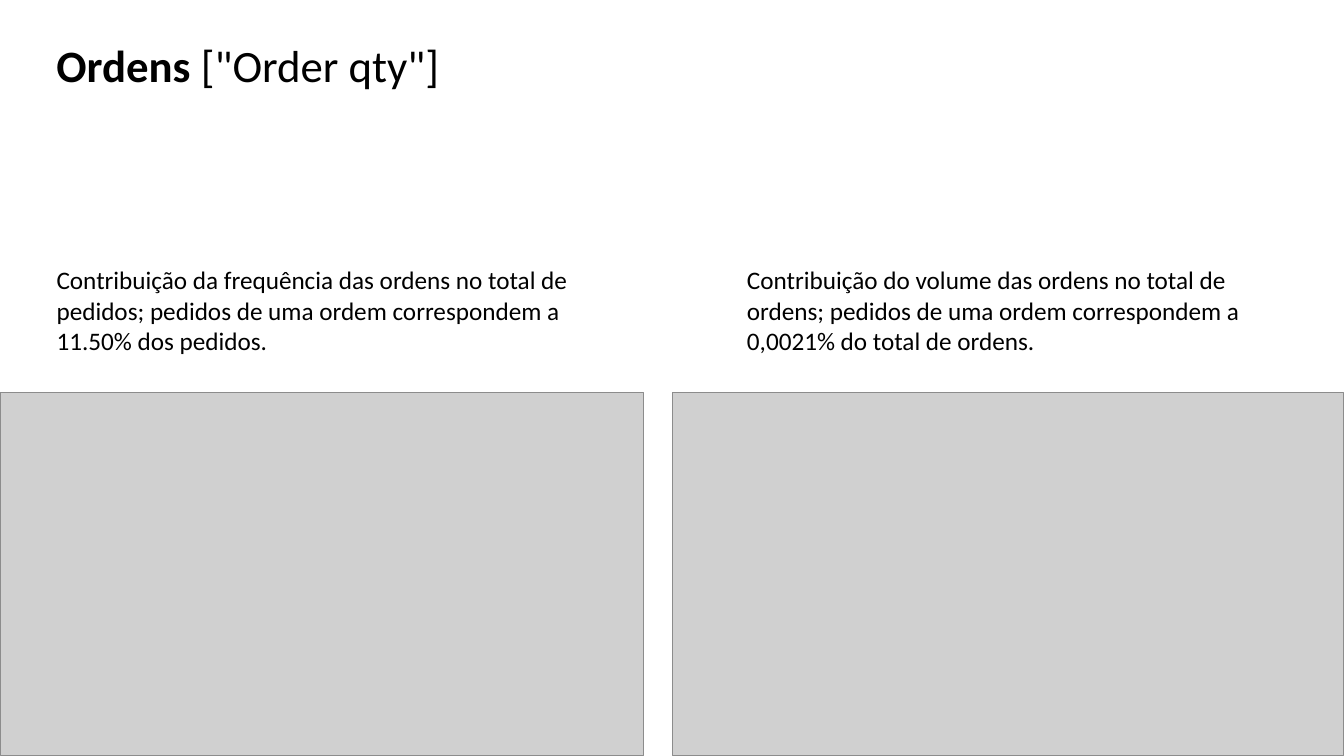
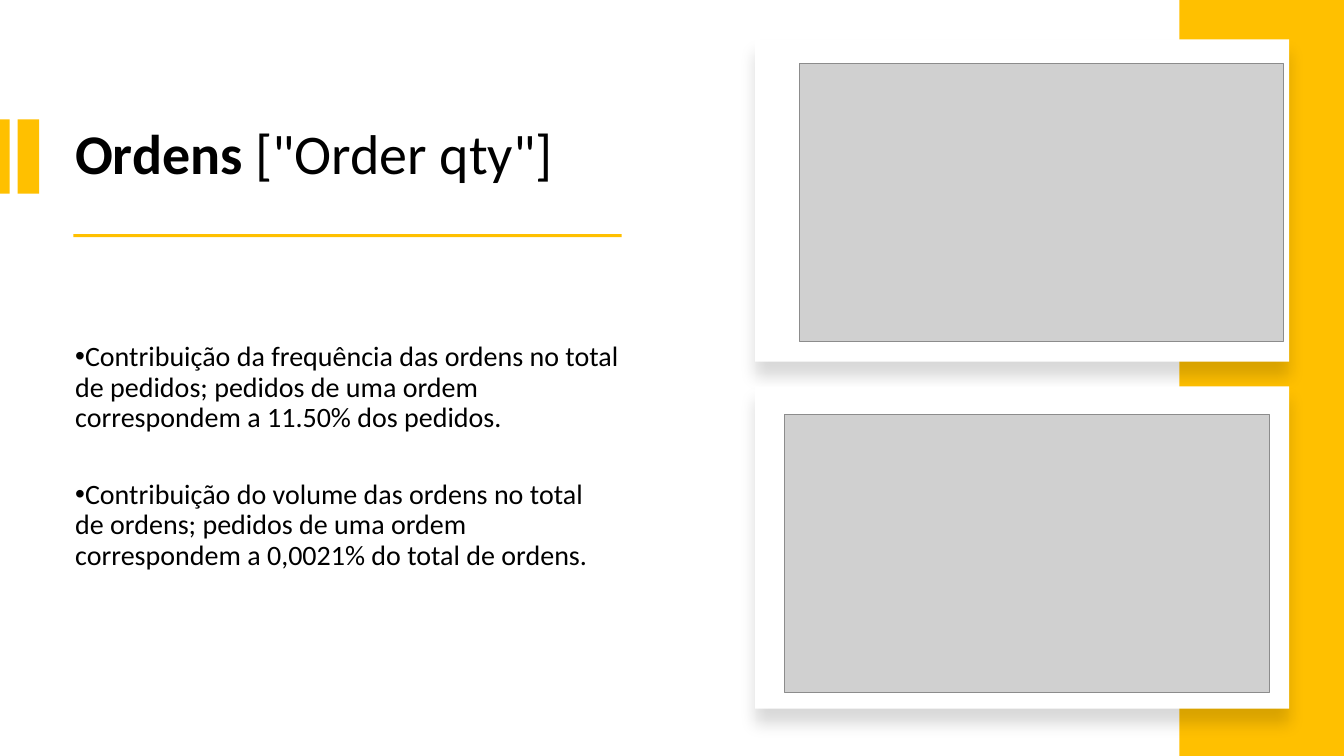
Before and after one commit to brenoccosta/ABIAcademyHack, a slide deck: slide 5 of Apresentação1.pptx (slide 4 before the commit). Drawn at 1344x756 pixels with LibreOffice and Linux fonts; fonts in the diff are those of the drawing; grey boxes stand for pictures. Boxes give left, top, right and bottom in pixels: in the first picture for what was removed or moved away, otherwise in the second. Text is boxed around its words. In the diff, an @@ line names an element or a change of style, - is before the commit and + after.

```diff
--- a/Apresentação1.pptx
+++ b/Apresentação1.pptx
@@ rectangle added at (1180,0,1344,756), fill #FFC000 @@
@@ rectangle added at (755,39,1290,362), fill #FFFFFF @@
@@ picture: place and size @@
-picture at (0,392,643,756)
+picture at (800,64,1285,341)
@@ rectangle added at (0,119,10,194), fill #FFC000 @@
@@ rectangle added at (17,119,38,194), fill #FFC000 @@
@@ title "Ordens ["Order qty"]": place and size @@
-title "Ordens ["Order qty"]" at (56,49,439,90)
+title "Ordens ["Order qty"]" at (75,133,553,183)
@@ title "Ordens ["Order qty"]" at (75,133,553,183): size 32 to 40 pt @@
@@ rectangle added at (74,234,622,237), fill #FFC000 @@
@@ text "Contribuição da frequência das ordens ...": place and size @@
-text "Contribuição da frequência das ordens ..." at (57,271,567,354)
+text "Contribuição da frequência das ordens ..." at (75,346,618,570)
@@ text "Contribuição da frequência das ordens ..." at (75,346,618,570): vertical alignment top to middle @@
@@ text removed at (747,271,1239,353) @@
-Contribuição do volume das ordens no total de ordens; pedidos de uma ordem correspondem a 0,0021% do total de ordens.
@@ text at (75,346,618,432): size 18 to 20 pt in "Contribuição da frequência das ordens no total ..."; bullet none to •; line spacing 1 to 0.9; more space between paragraphs @@
@@ rectangle added at (755,386,1290,709), fill #FFFFFF @@
@@ picture: place and size @@
-picture at (673,392,1344,755)
+picture at (785,414,1270,692)
@@ text at (75,484,587,570): paragraph added @@
+• Contribuição do volume das ordens no total de ordens; pedidos de uma ordem correspondem a 0,0021% do total de ordens.
```
Also in this commit, not shown: 5 other slides changed, 5 slides added, 2 slides removed, 1 other file.
